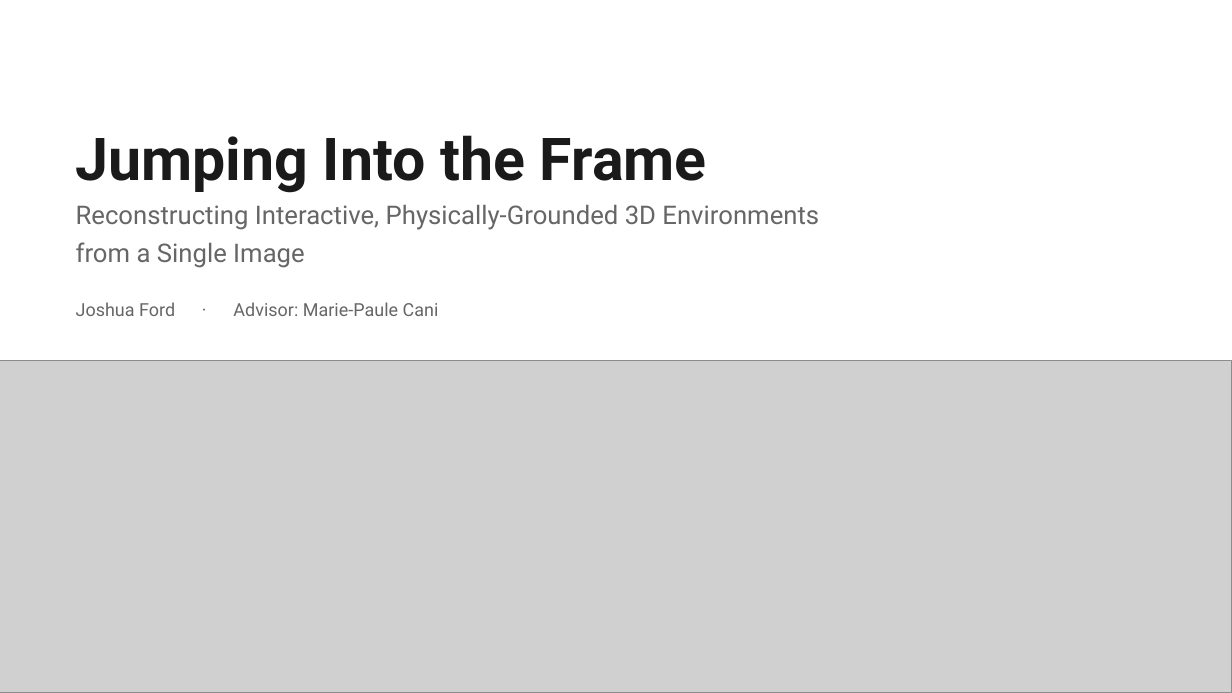
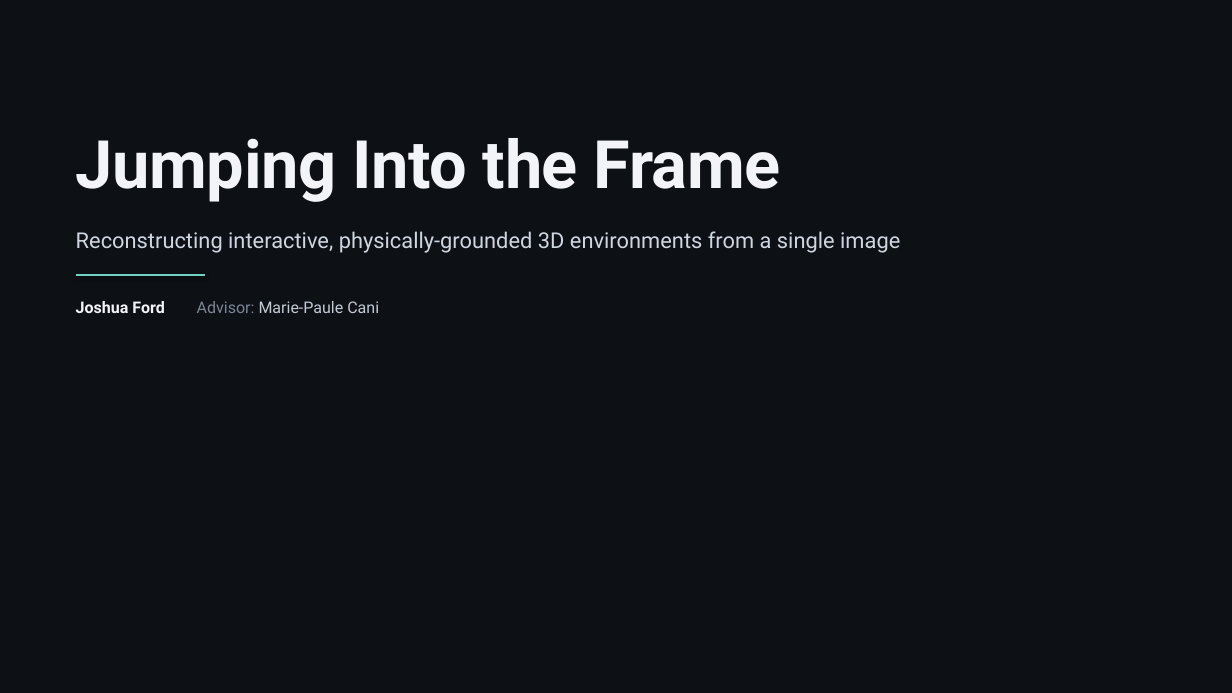
Before and after one commit to Yuropa/Into-Frame, a slide deck: slide 1 of report/Into-Frame-slides.pptx. Drawn at 1232x693 pixels with LibreOffice and Linux fonts; fonts in the diff are those of the drawing; grey boxes stand for pictures; background and template pictures are left out; a plain dark background stands for a picture behind light text. Boxes give left, top, right and bottom in pixels: in the first picture for what was removed or moved away, otherwise in the second. Text is boxed around its words. In the diff, an @@ line names an element or a change of style, - is before the commit and + after.

```diff
--- a/report/Into-Frame-slides.pptx
+++ b/report/Into-Frame-slides.pptx
@@ background #FFFFFF to picture (left out) @@
@@ rectangle added at (0, 0, 1232, 693), fill #0E1116 @@
@@ rectangle added at (0, 0, 1232, 397), fill gradient #0E1116 @@
@@ text at (76, 138, 900, 253): text changed; size 20 to 17 pt; text colour #666666 to #CED6E0 @@
-Reconstructing Interactive, Physically-Grounded 3D Environments
-from a Single Image
+Jumping Into the Frame
+Reconstructing interactive, physically-grounded 3D environments from a single image
@@ text removed at (76, 135, 707, 193) @@
-Jumping Into the Frame
@@ line added from (76, 275) to (205, 275), #6FD2C0 1.6 pt @@
@@ text at (76, 301, 379, 313): text changed; size 14 to 12.5 pt; text colour #666666 to #C2CAD5 @@
-Joshua Ford · Advisor: Marie-Paule Cani
+Joshua Ford Advisor: Marie-Paule Cani
@@ picture removed at (0, 360, 1232, 693) @@
@@ rectangle added at (0, 397, 1232, 693), fill gradient #0E1116 @@
```
Also in this commit, not shown: 2 other slides changed, 18 slides added, 17 slides removed, 4 other files.
